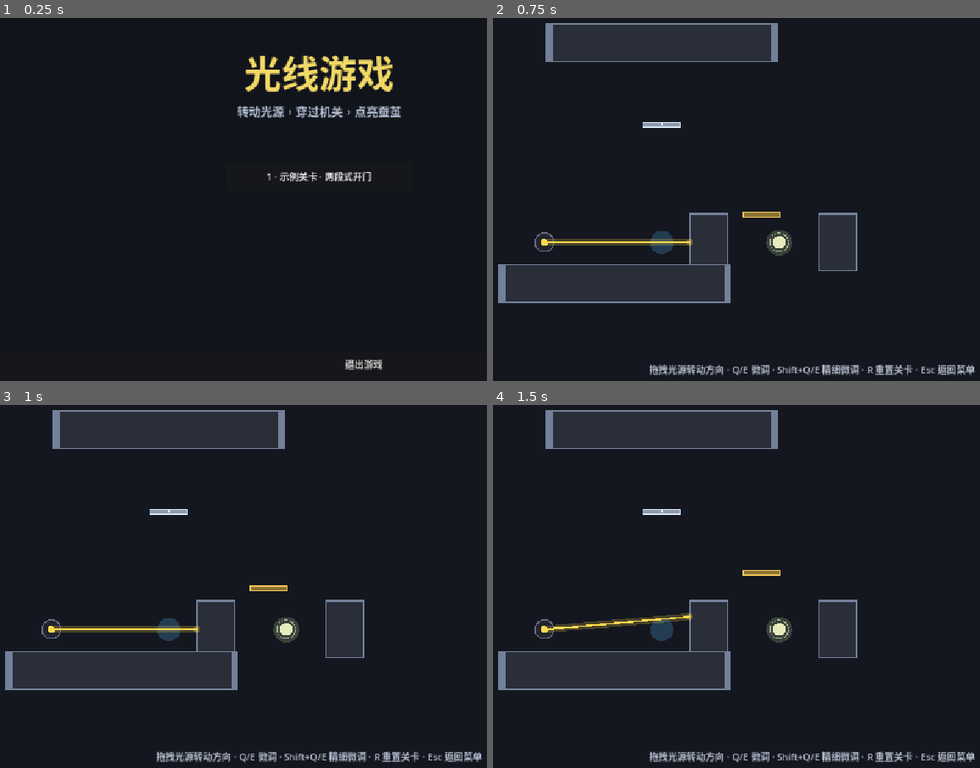
Above: before the commit, frames 1-4 (two rows, left to right).
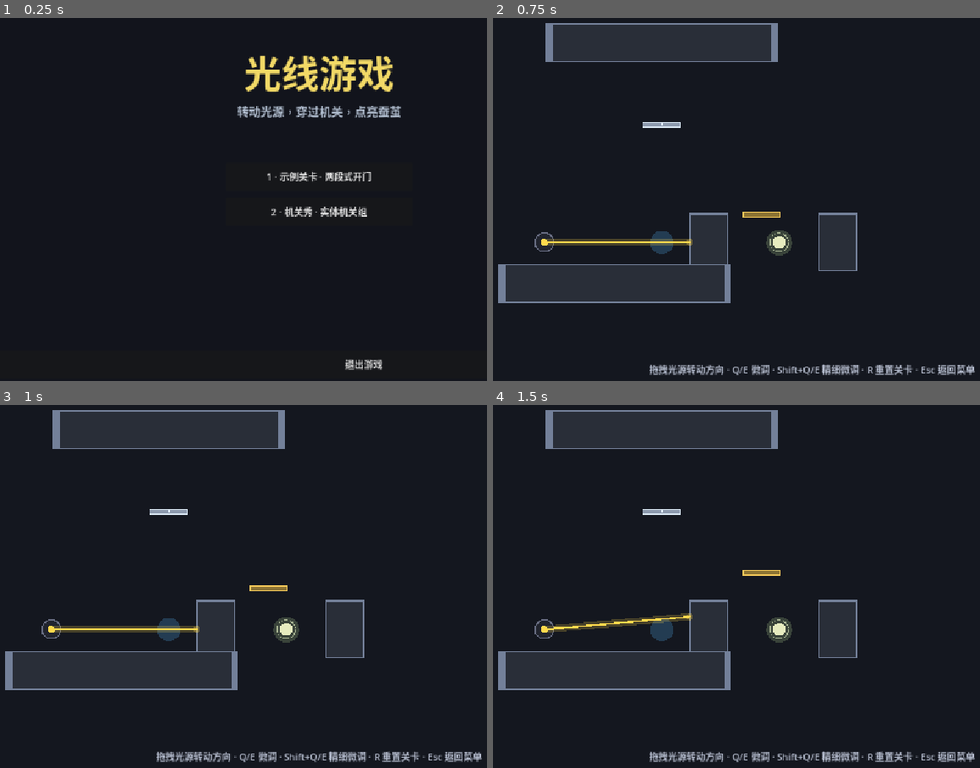
Above: after the commit, the same moments.

Repository: kzayabc01-byte/game
Game: Godot game, scene res://scenes/main/main.tscn
Two runs of this game, one before a commit and one after it. Both use one fixed random seed, a clock stepped at 60 frames per second and the inputs below.
Inputs (mouse positions are in pixels of both pictures, inside the frame that each line leads up to):
- Up to frame 1 (0.25 s): no input
- Up to frame 2 (0.75 s): click "1 · 示例关卡 · 两段式开门" at 0.5 s
- Up to frame 3 (1 s): no input
- Up to frame 4 (1.5 s): tap Enter at 1.25 s; move the mouse to (960, 564) at 1.27 s; tap Q (rotate_ccw) at 1.35 s; click (960, 564) at 1.42 s

The runs differ from the first frame. In frame 1, 0.3% of the frame differs, in the area x 55-76%, y 51-55%; in frame 2, nothing differs; in frame 3, nothing differs; in frame 4, nothing differs.

Commit message:
实体机关组：触发机关/石门/移动底座/石块/压力传感器 + 联动测试与展示关 level_02

Diff:
--- /dev/null
+++ b/blocks/moving_base/moving_base.gd
@@ -0,0 +1,81 @@
+@tool
+class_name MovingBase
+extends Node2D
+
+## 移动底座：沿 path_a ↔ path_b（本地偏移）往返移动的平台。
+## 把镜子 / 门 / 石块等积木挂为它的子节点，它们会跟着一起动（物理自动同步）。
+## - start_enabled=false：一开始停住，等触发机关 / 压力传感器用 set_enabled 开启
+## - pause_at_ends：到两端停一会儿再折返（秒）
+## 按 R 重置回到 path_a，并恢复初始启用状态。
+
+signal end_reached(at_b: bool)
+
+const RESETTABLE_GROUP := "resettables"
+
+@export var path_a: Vector2 = Vector2.ZERO
+@export var path_b: Vector2 = Vector2(0, 160)
+@export var speed: float = 60.0
+@export var pause_at_ends: float = 0.0
+@export var start_enabled: bool = true
+
+var _origin: Vector2
+var _target: Vector2
+var _moving_to_b: bool = true
+var _wait: float = 0.0
+var _enabled: bool = true
+
+
+func _enter_tree() -> void:
+	add_to_group(RESETTABLE_GROUP)
+
+
+func _ready() -> void:
+	_origin = position
+	_target = _origin + path_b
+	_moving_to_b = true
+	_enabled = start_enabled
+	# 编辑器里保持摆放位置不动，运行时才贴到 path_a 起点
+	if not Engine.is_editor_hint():
+		position = _origin + path_a
+
+
+## 外部开关入口：触发机关 active_changed / 压力传感器 pressed_changed 连线用
+func set_enabled(value: bool) -> void:
+	_enabled = value
+
+
+func reset_state() -> void:
+	_enabled = start_enabled
+	_target = _origin + path_b
+	_moving_to_b = true
+	_wait = 0.0
+	position = _origin + path_a
+
+
+func _physics_process(delta: float) -> void:
+	if Engine.is_editor_hint() or not _enabled:
+		return
+	if _wait > 0.0:
+		_wait -= delta
+		return
+	var to_target := _target - position
+	var step := speed * delta
+	if to_target.length() <= step:
+		position = _target
+		_wait = pause_at_ends
+		end_reached.emit(_moving_to_b)
+		_moving_to_b = not _moving_to_b
+		_target = _origin + (path_b if _moving_to_b else path_a)
+	else:
+		position += to_target.normalized() * step
+
+
+func _draw() -> void:
+	# 占位外观：深色平台 + 轨道线（path_a ↔ path_b 本地坐标）
+	draw_line(path_a, path_b, Color(0.3, 0.33, 0.4), 2.0)
+	draw_rect(Rect2(-32, -10, 64, 20), Color(0.3, 0.28, 0.25))
+	draw_rect(Rect2(-32, -10, 64, 20), Color(0.55, 0.5, 0.45), false, 2.0)
+	if path_a.length_squared() > 0.01:
+		draw_circle(path_a, 5.0, Color(0.5, 0.55, 0.6, 0.6))
+	if path_b.length_squared() > 0.01:
+		draw_circle(path_b, 5.0, Color(0.5, 0.55, 0.6, 0.6))
--- /dev/null
+++ b/blocks/moving_base/moving_base.tscn
@@ -0,0 +1,6 @@
+[gd_scene load_steps=2 format=3]
+
+[ext_resource type="Script" path="res://blocks/moving_base/moving_base.gd" id="1_script"]
+
+[node name="MovingBase" type="Node2D"]
+script = ExtResource("1_script")
--- /dev/null
+++ b/blocks/pressure_sensor/pressure_sensor.gd
@@ -0,0 +1,60 @@
+@tool
+class_name PressureSensor
+extends Area2D
+
+## 压力传感器：有重物（heavy_objects 组的石块）压住时发出 pressed_changed 信号。
+## 不是感光机关（不继承 LightReceiver，见开发指南"常见坑"）。
+## 用法：关卡里用编辑器信号面板把 pressed_changed 连给石门 set_external_open /
+## 移动底座 set_enabled 等入口。重置时重发当前状态，让连线机关恢复一致。
+## 实现：每物理帧轮询重叠物体（重物瞬移/重置时 body_entered 可能漏发，轮询最可靠）。
+
+signal pressed_changed(pressed: bool)
+
+const HEAVY_GROUP := "heavy_objects"
+const RESETTABLE_GROUP := "resettables"
+
+var _pressed: bool = false
+
+
+func _enter_tree() -> void:
+	add_to_group(RESETTABLE_GROUP)
+	collision_layer = 0
+	collision_mask = RayCaster.LAYER_OPAQUE  # 只检测遮光物层的重物（再按组过滤）
+
+
+## 当前是否被重物压住
+func is_pressed() -> bool:
+	return _pressed
+
+
+func reset_state() -> void:
+	# 重发当前状态：重物可能没动，但连线的机关（石门等）重置后需要重新同步
+	pressed_changed.emit(_pressed)
+
+
+func _physics_process(_delta: float) -> void:
+	if Engine.is_editor_hint():
+		return
+	var heavy_count := 0
+	for body in get_overlapping_bodies():
+		if body.is_in_group(HEAVY_GROUP):
+			heavy_count += 1
+	var now := heavy_count > 0
+	if now == _pressed:
+		return
+	_pressed = now
+	pressed_changed.emit(now)
+	queue_redraw()
+
+
+func _draw() -> void:
+	# 占位外观：压力板，压下时指示灯亮
+	var shape_node := get_node_or_null("CollisionShape2D") as CollisionShape2D
+	var size := Vector2(56, 56)
+	if shape_node != null and shape_node.shape is RectangleShape2D:
+		size = (shape_node.shape as RectangleShape2D).size
+	var half := size / 2.0
+	draw_rect(Rect2(-half, size), Color(0.16, 0.17, 0.2))
+	draw_rect(Rect2(-half, size), Color(0.5, 0.53, 0.6), false, 2.0)
+	var lamp := Color(0.95, 0.5, 0.25) if _pressed else Color(0.35, 0.38, 0.44)
+	draw_circle(Vector2.ZERO, minf(half.x, half.y) * 0.25, lamp)
--- /dev/null
+++ b/blocks/pressure_sensor/pressure_sensor.tscn
@@ -0,0 +1,15 @@
+[gd_scene load_steps=3 format=3]
+
+[ext_resource type="Script" path="res://blocks/pressure_sensor/pressure_sensor.gd" id="1_script"]
+
+[sub_resource type="RectangleShape2D" id="RectangleShape2D_pad"]
+resource_local_to_scene = true
+size = Vector2(56, 56)
+
+[node name="PressureSensor" type="Area2D"]
+collision_layer = 0
+collision_mask = 1
+script = ExtResource("1_script")
+
+[node name="CollisionShape2D" type="CollisionShape2D" parent="."]
+shape = SubResource("RectangleShape2D_pad")
--- /dev/null
+++ b/blocks/stone_block/stone_block.gd
@@ -0,0 +1,65 @@
+@tool
+class_name StoneBlock
+extends AnimatableBody2D
+
+## 石块：遮光重物（碰撞层 1），按住拖拽挪动，配合压力传感器使用。
+## 根节点用 AnimatableBody2D（代码移动的重物），不用 StaticBody2D——
+## 静态刚体被挪动后，压力传感器检测不到它重新压上来。
+## 自动加入 heavy_objects 组（压力传感器只认这个组的物体）。
+## 按 R 重置回到摆放位置。
+
+const HEAVY_GROUP := "heavy_objects"
+const RESETTABLE_GROUP := "resettables"
+const GRAB_RADIUS := 44.0  # 多近可以按住拖拽
+
+var _dragging: bool = false
+var _grab_offset: Vector2 = Vector2.ZERO
+var _initial_position: Vector2
+
+
+func _enter_tree() -> void:
+	add_to_group(HEAVY_GROUP)
+	add_to_group(RESETTABLE_GROUP)
+	collision_layer = RayCaster.LAYER_OPAQUE
+	collision_mask = 0
+
+
+func _ready() -> void:
+	_initial_position = position
+
+
+func reset_state() -> void:
+	_dragging = false
+	position = _initial_position
+
+
+func _unhandled_input(event: InputEvent) -> void:
+	if Engine.is_editor_hint():
+		return
+	var motion := event as InputEventMouseMotion
+	if motion != null and _dragging:
+		global_position = get_global_mouse_position() + _grab_offset
+		get_viewport().set_input_as_handled()
+		return
+	var button := event as InputEventMouseButton
+	if button == null or button.button_index != MOUSE_BUTTON_LEFT:
+		return
+	if button.pressed and global_position.distance_to(get_global_mouse_position()) <= GRAB_RADIUS:
+		_dragging = true
+		_grab_offset = global_position - get_global_mouse_position()
+		get_viewport().set_input_as_handled()
+	elif not button.pressed:
+		_dragging = false
+
+
+func _draw() -> void:
+	# 占位外观：灰色石块 + 裂纹
+	var shape_node := get_node_or_null("CollisionShape2D") as CollisionShape2D
+	var size := Vector2(64, 64)
+	if shape_node != null and shape_node.shape is RectangleShape2D:
+		size = (shape_node.shape as RectangleShape2D).size
+	var half := size / 2.0
+	draw_rect(Rect2(-half, size), Color(0.42, 0.4, 0.36))
+	draw_rect(Rect2(-half, size), Color(0.65, 0.6, 0.53), false, 2.0)
+	draw_line(Vector2(-half.x * 0.4, half.y * 0.5), Vector2(half.x * 0.1, -half.y * 0.4), Color(0.55, 0.51, 0.46), 2.0)
+	draw_line(Vector2(half.x * 0.1, -half.y * 0.4), Vector2(half.x * 0.5, half.y * 0.1), Color(0.55, 0.51, 0.46), 2.0)
--- /dev/null
+++ b/blocks/stone_block/stone_block.tscn
@@ -0,0 +1,15 @@
+[gd_scene load_steps=3 format=3]
+
+[ext_resource type="Script" path="res://blocks/stone_block/stone_block.gd" id="1_script"]
+
+[sub_resource type="RectangleShape2D" id="RectangleShape2D_block"]
+resource_local_to_scene = true
+size = Vector2(64, 64)
+
+[node name="StoneBlock" type="AnimatableBody2D"]
+collision_layer = 1
+collision_mask = 0
+script = ExtResource("1_script")
+
+[node name="CollisionShape2D" type="CollisionShape2D" parent="."]
+shape = SubResource("RectangleShape2D_block")
--- /dev/null
+++ b/blocks/stone_door/stone_door.gd
@@ -0,0 +1,73 @@
+@tool
+class_name StoneDoor
+extends LightReceiver
+
+## 石门机关：厚重石闸，被光照到（或外部机关通电）后缓缓升起。
+## - HOLD_OPEN：光照保持门开，光离开门就关闭
+## - TOGGLE：照到一次就保持打开，按 R 重置才关闭
+## - set_external_open(value)：外部开关入口（压力传感器 pressed_changed / 触发机关 active_changed 连线用）
+## 结构：根节点 = 感光区（碰撞层 3）；DoorPlate = 石门板（碰撞层 1）。
+## 注意：外部开关状态不在这里重置——信号源（传感器/触发机关）重置时会重发当前状态。
+
+enum DoorMode { HOLD_OPEN, TOGGLE }
+
+@export var mode: DoorMode = DoorMode.HOLD_OPEN
+@export var open_offset: Vector2 = Vector2(0, -60)
+@export var move_speed: float = 80.0  # 石门比普通门慢，更"重"
+
+@onready var _plate: AnimatableBody2D = $DoorPlate
+
+var _latched: bool = false
+var _external_open: bool = false
+var _closed_position: Vector2
+
+
+func _ready() -> void:
+	_closed_position = _plate.position
+
+
+func _process(delta: float) -> void:
+	var target := _closed_position + open_offset if _should_open() else _closed_position
+	_plate.position = _plate.position.move_toward(target, move_speed * delta)
+	queue_redraw()
+
+
+## 石门是否已完全打开（供测试 / 关卡逻辑查询）
+func is_open() -> bool:
+	return _plate.position.distance_to(_closed_position) > 1.0
+
+
+## 外部开关入口：压力传感器 pressed_changed / 触发机关 active_changed 连线用
+func set_external_open(value: bool) -> void:
+	_external_open = value
+
+
+func _should_open() -> bool:
+	if mode == DoorMode.TOGGLE:
+		return _latched or _external_open
+	return is_lit() or _external_open
+
+
+func on_lit() -> void:
+	if mode == DoorMode.TOGGLE:
+		_latched = true
+
+
+func reset_state() -> void:
+	_latched = false
+	_plate.position = _closed_position
+
+
+func _draw() -> void:
+	# 占位外观：灰色石门板（随 _plate 移动）+ 蓝色感光区
+	var plate_shape := _plate.get_node("CollisionShape2D") as CollisionShape2D
+	if plate_shape.shape is RectangleShape2D:
+		var size: Vector2 = (plate_shape.shape as RectangleShape2D).size
+		var center := _plate.position
+		draw_rect(Rect2(center - size / 2.0, size), Color(0.38, 0.36, 0.33))
+		draw_rect(Rect2(center - size / 2.0, size), Color(0.62, 0.58, 0.52), false, 2.0)
+		draw_line(center + Vector2(-size.x * 0.3, -size.y * 0.15), center + Vector2(size.x * 0.3, -size.y * 0.15), Color(0.5, 0.47, 0.42), 2.0)
+		draw_line(center + Vector2(-size.x * 0.3, size.y * 0.15), center + Vector2(size.x * 0.3, size.y * 0.15), Color(0.5, 0.47, 0.42), 2.0)
+	var sensor_shape := get_node_or_null("SensorShape") as CollisionShape2D
+	if sensor_shape != null and sensor_shape.shape is CircleShape2D:
+		draw_circle(Vector2.ZERO, (sensor_shape.shape as CircleShape2D).radius, Color(0.25, 0.5, 0.7, 0.35))
--- /dev/null
+++ b/blocks/stone_door/stone_door.tscn
@@ -0,0 +1,27 @@
+[gd_scene load_steps=4 format=3]
+
+[ext_resource type="Script" path="res://blocks/stone_door/stone_door.gd" id="1_script"]
+
+[sub_resource type="CircleShape2D" id="CircleShape2D_sensor"]
+resource_local_to_scene = true
+radius = 20.0
+
+[sub_resource type="RectangleShape2D" id="RectangleShape2D_plate"]
+resource_local_to_scene = true
+size = Vector2(24, 96)
+
+[node name="StoneDoor" type="Area2D"]
+collision_layer = 4
+collision_mask = 0
+script = ExtResource("1_script")
+
+[node name="SensorShape" type="CollisionShape2D" parent="."]
+shape = SubResource("CircleShape2D_sensor")
+
+[node name="DoorPlate" type="AnimatableBody2D" parent="."]
+position = Vector2(170, -37)
+collision_layer = 1
+collision_mask = 0
+
+[node name="CollisionShape2D" type="CollisionShape2D" parent="DoorPlate"]
+shape = SubResource("RectangleShape2D_plate")
--- /dev/null
+++ b/blocks/trigger_switch/trigger_switch.gd
@@ -0,0 +1,66 @@
+@tool
+class_name TriggerSwitch
+extends LightReceiver
+
+## 触发机关：最简感光开关，给别的机关当"开关信号源"。
+## - latch=false（默认）：光照着就激活，光离开就关闭（active_changed 跟随光照）
+## - latch=true：照到一次就保持激活，按 R 重置才关闭
+## 用法：关卡里用编辑器信号面板把 active_changed 连给石门 set_external_open /
+## 移动底座 set_enabled 等入口。重置时本机关会重发当前状态，让连线机关恢复一致。
+
+signal active_changed(active: bool)
+
+@export var latch: bool = false
+
+var _latched: bool = false
+var _active: bool = false
+
+
+func _ready() -> void:
+	lit_changed.connect(_on_lit_changed)
+
+
+## 当前开关是否激活（= 光照着，或已锁存）
+func is_active() -> bool:
+	return _active
+
+
+func on_lit() -> void:
+	if latch:
+		_latched = true
+	_update_active()
+
+
+func on_unlit() -> void:
+	_update_active()
+
+
+func reset_state() -> void:
+	_latched = false
+	_update_active()
+
+
+func _update_active() -> void:
+	var now := is_lit() or _latched
+	if now == _active:
+		return
+	_active = now
+	active_changed.emit(now)
+	queue_redraw()
+
+
+func _on_lit_changed(_value: bool) -> void:
+	queue_redraw()
+
+
+func _draw() -> void:
+	# 占位外观：感光板，激活时亮起命中颜色
+	var shape_node := get_node_or_null("CollisionShape2D") as CollisionShape2D
+	var size := Vector2(40, 40)
+	if shape_node != null and shape_node.shape is RectangleShape2D:
+		size = (shape_node.shape as RectangleShape2D).size
+	var half := size / 2.0
+	var glow := get_light_color() if _active else Color(0.32, 0.35, 0.42)
+	draw_rect(Rect2(-half, size), Color(0.12, 0.13, 0.17))
+	draw_rect(Rect2(-half, size), Color(glow, 0.8), false, 3.0)
+	draw_circle(Vector2.ZERO, minf(half.x, half.y) * 0.35, glow if _active else Color(0.25, 0.28, 0.34))
--- /dev/null
+++ b/blocks/trigger_switch/trigger_switch.tscn
@@ -0,0 +1,15 @@
+[gd_scene load_steps=3 format=3]
+
+[ext_resource type="Script" path="res://blocks/trigger_switch/trigger_switch.gd" id="1_script"]
+
+[sub_resource type="RectangleShape2D" id="RectangleShape2D_sensor"]
+resource_local_to_scene = true
+size = Vector2(40, 40)
+
+[node name="TriggerSwitch" type="Area2D"]
+collision_layer = 4
+collision_mask = 0
+script = ExtResource("1_script")
+
+[node name="SensorShape" type="CollisionShape2D" parent="."]
+shape = SubResource("RectangleShape2D_sensor")
--- a/scenes/levels/level_01.tscn
+++ b/scenes/levels/level_01.tscn
@@ -6,6 +6,7 @@
 [ext_resource type="PackedScene" uid="uid://dvpqvneon1uhf" path="res://blocks/mirror/mirror.tscn" id="4_mirror"]
 [ext_resource type="PackedScene" uid="uid://bodh855d3ngah" path="res://blocks/cocoon/cocoon.tscn" id="5_cocoon"]
 [ext_resource type="PackedScene" uid="uid://besbvqa4lgcp5" path="res://blocks/light_door/light_door.tscn" id="6_door"]
+[ext_resource type="PackedScene" path="res://scenes/levels/level_02.tscn" id="7_next"]
 
 [node name="Level01" instance=ExtResource("1_base")]
 
@@ -36,3 +37,7 @@
 [node name="WallRight" parent="Blocks" instance=ExtResource("3_wall")]
 position = Vector2(620, 400)
 scale = Vector2(1, 1.5)
+
+[node name="LevelManager" parent="." index="3"]
+level_name = "示例关卡 · 两段式开门"
+next_level_scene = ExtResource("7_next")
--- /dev/null
+++ b/scenes/levels/level_02.tscn
@@ -0,0 +1,64 @@
+[gd_scene load_steps=11 format=3]
+
+[ext_resource type="PackedScene" path="res://scenes/levels/level_base.tscn" id="1_base"]
+[ext_resource type="PackedScene" path="res://blocks/light_source/light_source.tscn" id="2_source"]
+[ext_resource type="PackedScene" path="res://blocks/wall/wall.tscn" id="3_wall"]
+[ext_resource type="PackedScene" path="res://blocks/stone_door/stone_door.tscn" id="4_stone_door"]
+[ext_resource type="PackedScene" path="res://blocks/trigger_switch/trigger_switch.tscn" id="5_trigger"]
+[ext_resource type="PackedScene" path="res://blocks/moving_base/moving_base.tscn" id="6_base"]
+[ext_resource type="PackedScene" path="res://blocks/mirror/mirror.tscn" id="7_mirror"]
+[ext_resource type="PackedScene" path="res://blocks/stone_block/stone_block.tscn" id="8_block"]
+[ext_resource type="PackedScene" path="res://blocks/pressure_sensor/pressure_sensor.tscn" id="9_sensor"]
+[ext_resource type="PackedScene" path="res://blocks/cocoon/cocoon.tscn" id="10_cocoon"]
+
+[node name="Level02" instance=ExtResource("1_base")]
+
+[node name="LevelManager" parent="." index="3"]
+level_name = "机关秀 · 实体机关组"
+
+[node name="Source" parent="Blocks" instance=ExtResource("2_source")]
+position = Vector2(120, 400)
+
+[node name="StoneDoor" parent="Blocks" instance=ExtResource("4_stone_door")]
+position = Vector2(230, 437)
+
+[node name="TriggerSwitch" parent="Blocks" instance=ExtResource("5_trigger")]
+position = Vector2(400, 270)
+latch = true
+
+[node name="MovingBase" parent="Blocks" instance=ExtResource("6_base")]
+position = Vector2(500, 300)
+path_b = Vector2(0, 200)
+pause_at_ends = 0.5
+start_enabled = false
+
+[node name="Mirror" parent="Blocks/MovingBase" instance=ExtResource("7_mirror")]
+rotation = 0.785398
+
+[node name="StoneBlock" parent="Blocks" instance=ExtResource("8_block")]
+position = Vector2(460, 520)
+
+[node name="PressureSensor" parent="Blocks" instance=ExtResource("9_sensor")]
+position = Vector2(260, 520)
+
+[node name="Cocoon" parent="Blocks" instance=ExtResource("10_cocoon")]
+position = Vector2(500, 600)
+
+[node name="WallTop" parent="Blocks" instance=ExtResource("3_wall")]
+position = Vector2(320, 60)
+scale = Vector2(6, 1)
+
+[node name="WallBottom" parent="Blocks" instance=ExtResource("3_wall")]
+position = Vector2(320, 680)
+scale = Vector2(6, 1)
+
+[node name="WallLeft" parent="Blocks" instance=ExtResource("3_wall")]
+position = Vector2(60, 400)
+scale = Vector2(1, 3)
+
+[node name="WallRight" parent="Blocks" instance=ExtResource("3_wall")]
+position = Vector2(640, 400)
+scale = Vector2(1, 3)
+
+[connection signal="pressed_changed" from="Blocks/PressureSensor" to="Blocks/MovingBase" method="set_enabled"]
+[connection signal="active_changed" from="Blocks/TriggerSwitch" to="Blocks/StoneDoor" method="set_external_open"]
--- a/scenes/main/main.gd
+++ b/scenes/main/main.gd
@@ -6,10 +6,12 @@
 
 const LEVEL_PATHS: Array[String] = [
 	"res://scenes/levels/level_01.tscn",
+	"res://scenes/levels/level_02.tscn",
 ]
 
 const LEVEL_NAMES: Array[String] = [
 	"示例关卡 · 两段式开门",
+	"机关秀 · 实体机关组",
 ]
 
 @onready var _level_list: VBoxContainer = %LevelList
--- /dev/null
+++ b/tests/entity_mechanism_test.gd
@@ -0,0 +1,149 @@
+extends Node2D
+
+## 实体机关组测试（人C 的五个机关）：触发机关 / 石门机关 / 移动底座 / 石块 / 压力传感器。
+## 运行方式（tests/entity_mechanism_test.tscn）：
+##   godot --headless --path . res://tests/entity_mechanism_test.tscn
+## 按阶段顺序验证，全部通过退出码 0。
+
+const TriggerScene := preload("res://blocks/trigger_switch/trigger_switch.tscn")
+const StoneDoorScene := preload("res://blocks/stone_door/stone_door.tscn")
+const MovingBaseScene := preload("res://blocks/moving_base/moving_base.tscn")
+const MirrorScene := preload("res://blocks/mirror/mirror.tscn")
+const StoneBlockScene := preload("res://blocks/stone_block/stone_block.tscn")
+const SensorScene := preload("res://blocks/pressure_sensor/pressure_sensor.tscn")
+
+var _source: LightSource
+var _failed := false
+
+
+func _ready() -> void:
+	var system := LightSystem.new()
+	system.name = "LightSystem"
+	add_child(system)
+	_source = LightSource.new()
+	add_child(_source)
+	_run_test()
+
+
+func _run_test() -> void:
+	await get_tree().physics_frame
+
+	# —— 阶段 1：触发机关（默认跟随光照，锁存模式照到一次就保持）——
+	var trigger := TriggerScene.instantiate() as TriggerSwitch
+	trigger.position = Vector2(300, 100)
+	add_child(trigger)
+	_move_source(Vector2(100, 100), 0.0)
+	await _settle(30)
+	_check("阶段1 触发机关：被光照到后激活", trigger.is_active())
+	_move_source(Vector2(100, 50), 0.0)
+	await _settle(30)
+	_check("阶段1 触发机关：光离开后关闭（非锁存）", not trigger.is_active())
+	trigger.latch = true
+	_move_source(Vector2(100, 100), 0.0)
+	await _settle(30)
+	_move_source(Vector2(100, 50), 0.0)
+	await _settle(30)
+	_check("阶段1 触发机关：锁存模式下光离开仍激活", trigger.is_active())
+	trigger.reset_state()
+	_check("阶段1 触发机关：重置后锁存解除", not trigger.is_active())
+
+	# —— 阶段 2：石门机关（光照开门 + 外部开关）——
+	var door := StoneDoorScene.instantiate() as StoneDoor
+	door.position = Vector2(300, 300)
+	add_child(door)
+	_move_source(Vector2(100, 300), 0.0)
+	await _settle(90)
+	_check("阶段2 石门：被光照到后打开", door.is_open())
+	_move_source(Vector2(100, 260), 0.0)
+	await _settle(90)
+	_check("阶段2 石门：光离开后关闭", not door.is_open())
+	door.set_external_open(true)
+	await _settle(90)
+	_check("阶段2 石门：外部开关可强制开门", door.is_open())
+	door.set_external_open(false)
+	await _settle(90)
+	_check("阶段2 石门：外部开关关闭后复原", not door.is_open())
+
+	# —— 阶段 3：移动底座（运载镜子，禁用/启用/重置）——
+	var base := MovingBaseScene.instantiate() as MovingBase
+	base.position = Vector2(300, 500)
+	base.path_b = Vector2(0, -150)
+	base.speed = 150.0
+	base.start_enabled = false
+	add_child(base)
+	var mirror := MirrorScene.instantiate() as Node2D
+	mirror.rotation = deg_to_rad(45.0)
+	base.add_child(mirror)
+	var recv_below := _make_receiver(Vector2(300, 650))
+	_move_source(Vector2(100, 500), 0.0)
+	await _settle(30)
+	_check("阶段3 底座：停住时镜面反射点亮下方接收区", recv_below.is_lit())
+	base.set_enabled(true)
+	await _settle(90)
+	_check("阶段3 底座：启用后镜面移走接收区熄灭", not recv_below.is_lit())
+	base.reset_state()
+	await _settle(30)
+	_check("阶段3 底座：重置后回到起点且恢复禁用", recv_below.is_lit())
+
+	# —— 阶段 4：石块 + 压力传感器 + 石门联动 ——
+	var door2 := StoneDoorScene.instantiate() as StoneDoor
+	door2.position = Vector2(600, 300)
+	add_child(door2)
+	var sensor := SensorScene.instantiate() as PressureSensor
+	sensor.position = Vector2(300, 760)
+	add_child(sensor)
+	sensor.pressed_changed.connect(door2.set_external_open)
+	var block := StoneBlockScene.instantiate() as StoneBlock
+	block.position = Vector2(300, 760)
+	add_child(block)
+	var recv_behind := _make_receiver(Vector2(500, 700))
+	_move_source(Vector2(100, 700), 0.0)
+	await _settle(60)
+	_check("阶段4 联动：石块压在传感器上", sensor.is_pressed())
+	_check("阶段4 联动：传感器信号打开石门", door2.is_open())
+	_check("阶段4 联动：光线畅通照到接收区", recv_behind.is_lit())
+	block.position = Vector2(300, 690)
+	await _settle(60)
+	_check("阶段4 联动：石块移开后传感器松开", not sensor.is_pressed())
+	_check("阶段4 联动：石门随之关闭", not door2.is_open())
+	_check("阶段4 联动：石块挡住光线接收区熄灭", not recv_behind.is_lit())
+	block.reset_state()
+	await _settle(60)
+	_check("阶段4 联动：石块重置回原位重新压住传感器", sensor.is_pressed())
+	_check("阶段4 联动：石门重新打开", door2.is_open())
+	_check("阶段4 联动：光线重新畅通", recv_behind.is_lit())
+
+	if _failed:
+		print("TEST RESULT: FAIL")
+		get_tree().quit(1)
+	else:
+		print("TEST RESULT: PASS")
+		get_tree().quit(0)
+
+
+func _move_source(pos: Vector2, rotation_rad: float) -> void:
+	_source.position = pos
+	_source.rotation = rotation_rad
+
+
+func _settle(frames: int) -> void:
+	for _frame in frames:
+		await get_tree().physics_frame
+
+
+func _check(label: String, passed: bool) -> void:
+	print("TEST: %s : %s" % [label, "PASS" if passed else "FAIL"])
+	if not passed:
+		_failed = true
+
+
+func _make_receiver(pos: Vector2) -> LightReceiver:
+	var recv := LightReceiver.new()
+	var shape := CollisionShape2D.new()
+	var rect := RectangleShape2D.new()
+	rect.size = Vector2(40, 40)
+	shape.shape = rect
+	recv.add_child(shape)
+	recv.position = pos
+	add_child(recv)
+	return recv
--- /dev/null
+++ b/tests/entity_mechanism_test.tscn
@@ -0,0 +1,6 @@
+[gd_scene load_steps=2 format=3]
+
+[ext_resource type="Script" path="res://tests/entity_mechanism_test.gd" id="1_test"]
+
+[node name="EntityMechanismTest" type="Node2D"]
+script = ExtResource("1_test")
--- /dev/null
+++ b/tests/level_02_test.gd
@@ -0,0 +1,96 @@
+extends Node
+
+## level_02 全流程通关测试（联动展示关，验证手写场景连线的正确性）：
+## 石块压传感器 → 底座启动 → 光源 -25° 照触发机关（锁存）→ 石门打开
+## → 光线转回 0°，等镜面扫过蚕茧 → 胜利。
+## 运行方式（tests/level_02_test.tscn 继承自 level_02）：
+##   godot --headless --path . res://tests/level_02_test.tscn
+
+var _level_completed := false
+var _failed := false
+
+
+func _ready() -> void:
+	GameEvents.level_completed.connect(_on_level_completed)
+	_run_test()
+
+
+func _run_test() -> void:
+	await get_tree().physics_frame
+	var source: LightSource
+	var cocoon: Cocoon
+	var base: MovingBase
+	var block: StoneBlock
+	var sensor: PressureSensor
+	var door: StoneDoor
+	var trigger: TriggerSwitch
+	for node in get_tree().get_nodes_in_group("light_sources"):
+		source = node as LightSource
+	for node in get_tree().get_nodes_in_group("cocoons"):
+		cocoon = node as Cocoon
+	for node in get_tree().get_nodes_in_group("resettables"):
+		if node is MovingBase:
+			base = node
+		elif node is StoneBlock:
+			block = node
+		elif node is PressureSensor:
+			sensor = node
+		elif node is StoneDoor:
+			door = node
+		elif node is TriggerSwitch:
+			trigger = node
+	if source == null or cocoon == null or base == null or block == null or sensor == null or door == null or trigger == null:
+		_check("关卡节点齐全", false)
+		_finish()
+		return
+	_check("关卡节点齐全", true)
+
+	# 第一步：石块拖到压力传感器上 → 移动底座启动
+	block.position = sensor.position
+	await _settle(30)
+	_check("第一步：传感器被压住", sensor.is_pressed())
+	var start_pos := base.position
+	await _settle(30)
+	_check("第一步：底座开始移动", base.position.distance_to(start_pos) > 1.0)
+
+	# 第二步：光源 -25° 照触发机关（锁存）→ 石门打开
+	source.rotation = deg_to_rad(-25.0)
+	await _settle(90)
+	_check("第二步：触发机关激活", trigger.is_active())
+	_check("第二步：石门打开", door.is_open())
+
+	# 第三步：转回 0°，等镜面扫过蚕茧 → 胜利
+	source.rotation = 0.0
+	var won := false
+	for _frame in 450:
+		await get_tree().physics_frame
+		if cocoon.is_lit():
+			won = true
+			break
+	_check("第三步：蚕茧点亮", won)
+	_check("第三步：收到关卡完成信号", _level_completed)
+	_finish()
+
+
+func _settle(frames: int) -> void:
+	for _frame in frames:
+		await get_tree().physics_frame
+
+
+func _check(label: String, passed: bool) -> void:
+	print("TEST: %s : %s" % [label, "PASS" if passed else "FAIL"])
+	if not passed:
+		_failed = true
+
+
+func _finish() -> void:
+	if _failed:
+		print("TEST RESULT: FAIL")
+		get_tree().quit(1)
+	else:
+		print("TEST RESULT: PASS")
+		get_tree().quit(0)
+
+
+func _on_level_completed(_level_name: String) -> void:
+	_level_completed = true
--- /dev/null
+++ b/tests/level_02_test.tscn
@@ -0,0 +1,9 @@
+[gd_scene load_steps=3 format=3]
+
+[ext_resource type="PackedScene" path="res://scenes/levels/level_02.tscn" id="1_level"]
+[ext_resource type="Script" path="res://tests/level_02_test.gd" id="2_test"]
+
+[node name="Level02Test" instance=ExtResource("1_level")]
+
+[node name="TestDriver" type="Node" parent="."]
+script = ExtResource("2_test")
Not shown, added: blocks/moving_base/moving_base.gd.uid
Not shown, added: blocks/pressure_sensor/pressure_sensor.gd.uid
Not shown, added: blocks/stone_block/stone_block.gd.uid
Not shown, added: blocks/stone_door/stone_door.gd.uid
Not shown, added: blocks/trigger_switch/trigger_switch.gd.uid
Not shown: 1 places in scenes/levels/level_01.tscn that only renumber resources
Not shown, added: tests/entity_mechanism_test.gd.uid
Not shown, changed: 开发指南.md
